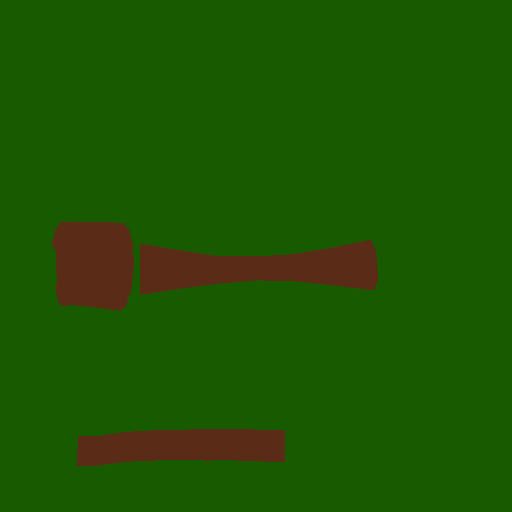
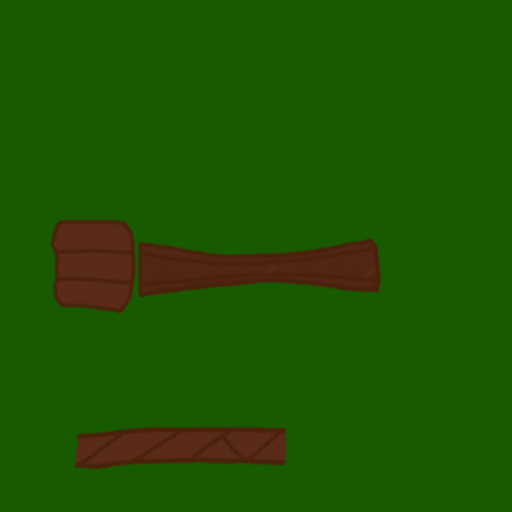
Before/after of a 512×512 layered artwork. What changed in the layer stack:
added layer "pad_wrist_detail_lines" above "pad_lines" over [74, 427, 287, 469]
added layer "pad_lines" above "pad_shading" over [49, 219, 381, 470]
added layer "pad_shading" above "pad" over [140, 240, 378, 295]
painted on "pad" over [75, 430, 286, 466]
